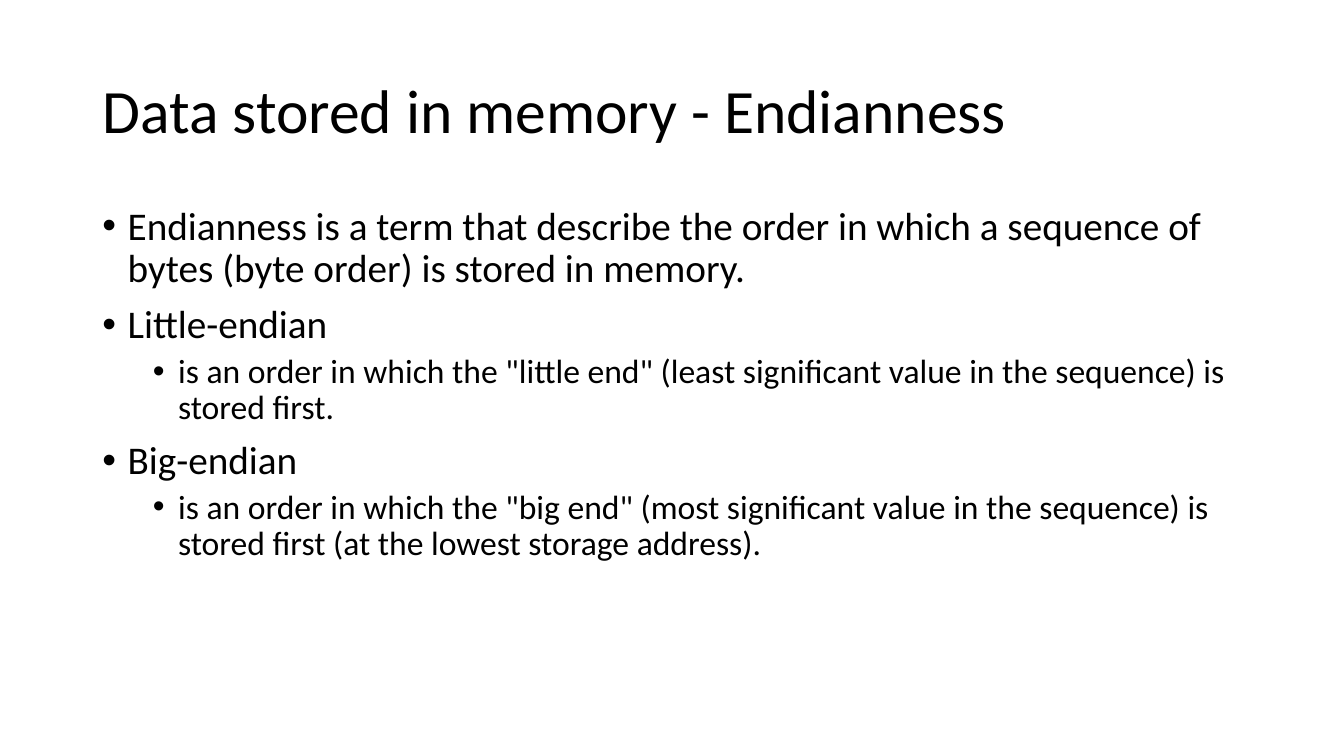
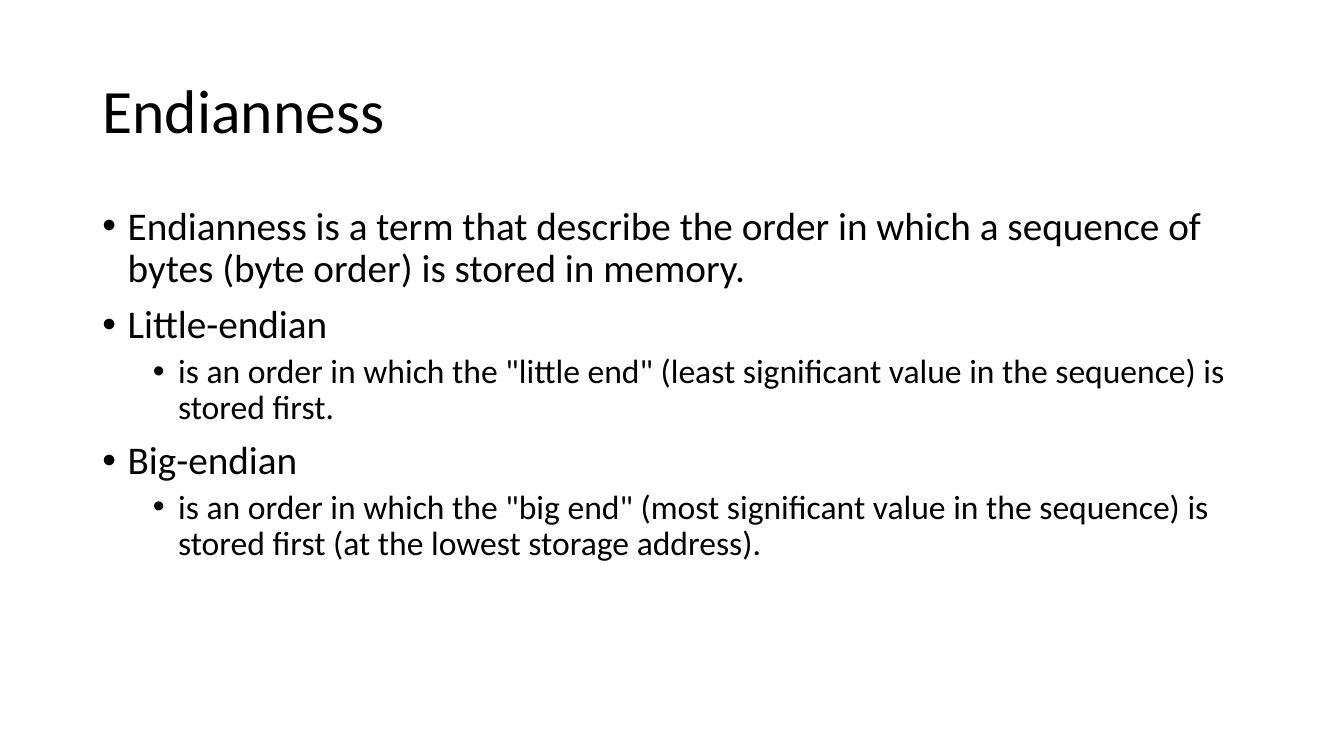
Before and after one commit to frankwxu/digital-forensics-lab, a slide deck: slide 32 of Basic_Computer_Skills_for_Forensics/0_Number_Systems.pptx (slide 20 before the commit). Drawn at 1344x756 pixels with LibreOffice and Linux fonts; fonts in the diff are those of the drawing; background and template pictures are left out. Boxes give left, top, right and bottom in pixels: in the first picture for what was removed or moved away, otherwise in the second. Text is boxed around its words. In the diff, an @@ line names an element or a change of style, - is before the commit and + after.

Commit message:
add python code to Number System PPT for demostrating data conversion

```diff
--- a/Basic_Computer_Skills_for_Forensics/0_Number_Systems.pptx
+++ b/Basic_Computer_Skills_for_Forensics/0_Number_Systems.pptx
@@ title at bbox=[102, 90, 384, 134]: text changed @@
-Data stored in memory - Endianness
+Endianness
```
Also in this commit, not shown: 6 other slides changed, 12 slides added, 1 other file.
